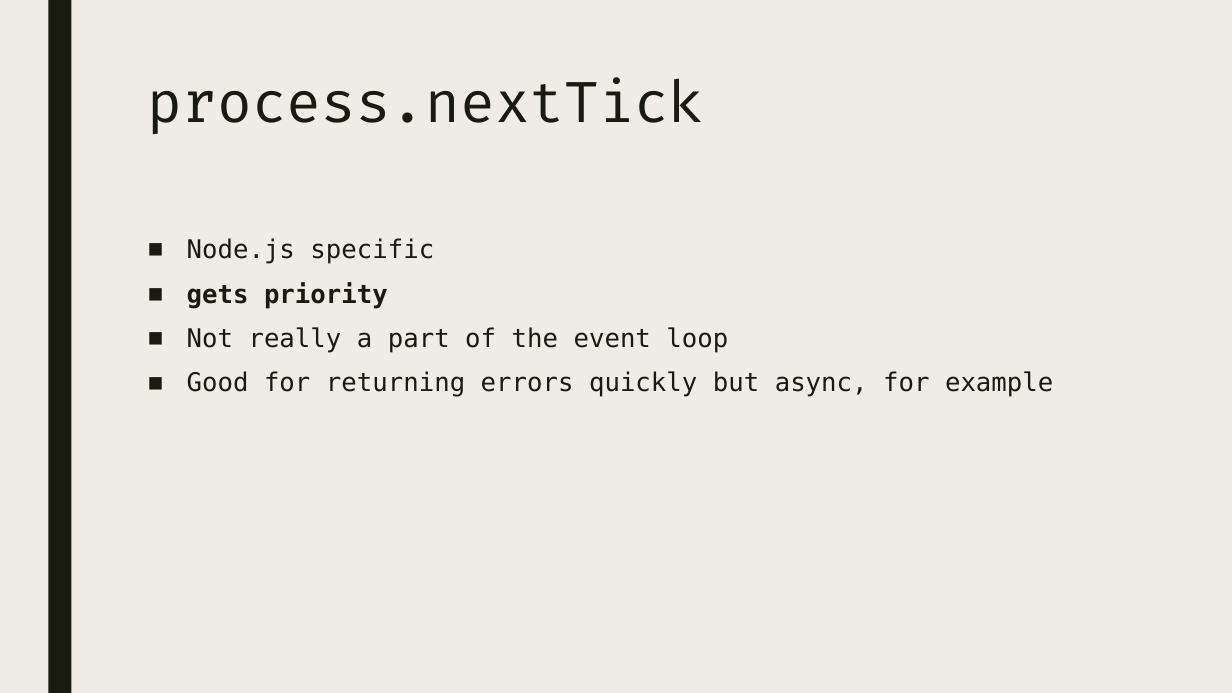
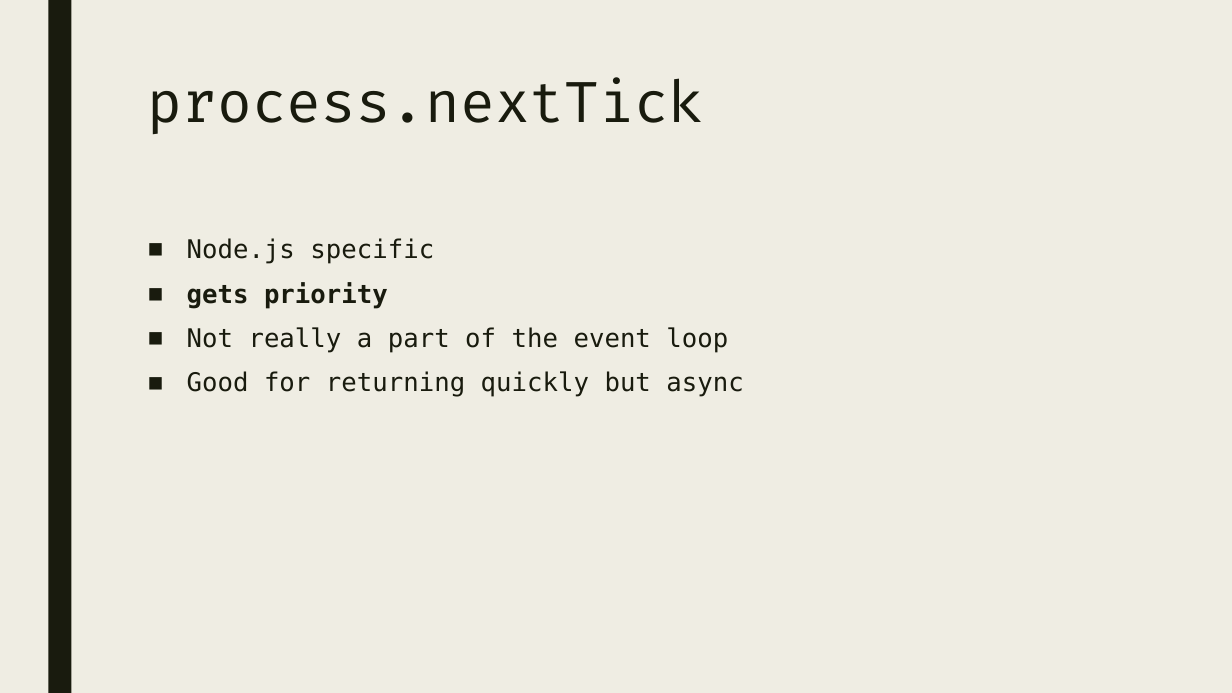
Before and after one commit to nabriski/lectures, a slide deck: slide 11 of event-loop/prez.pptx. Drawn at 1232x693 pixels with LibreOffice and Linux fonts; fonts in the diff are those of the drawing. Boxes give left, top, right and bottom in pixels: in the first picture for what was removed or moved away, otherwise in the second. Text is boxed around its words. In the diff, an @@ line names an element or a change of style, - is before the commit and + after.

```diff
--- a/event-loop/prez.pptx
+++ b/event-loop/prez.pptx
@@ text at (187,371,743,397): text changed @@
-■ Good for returning errors quickly but async, for example
+■ Good for returning quickly but async
```
Also in this commit, not shown: 5 other slides changed, 1 slide added.
